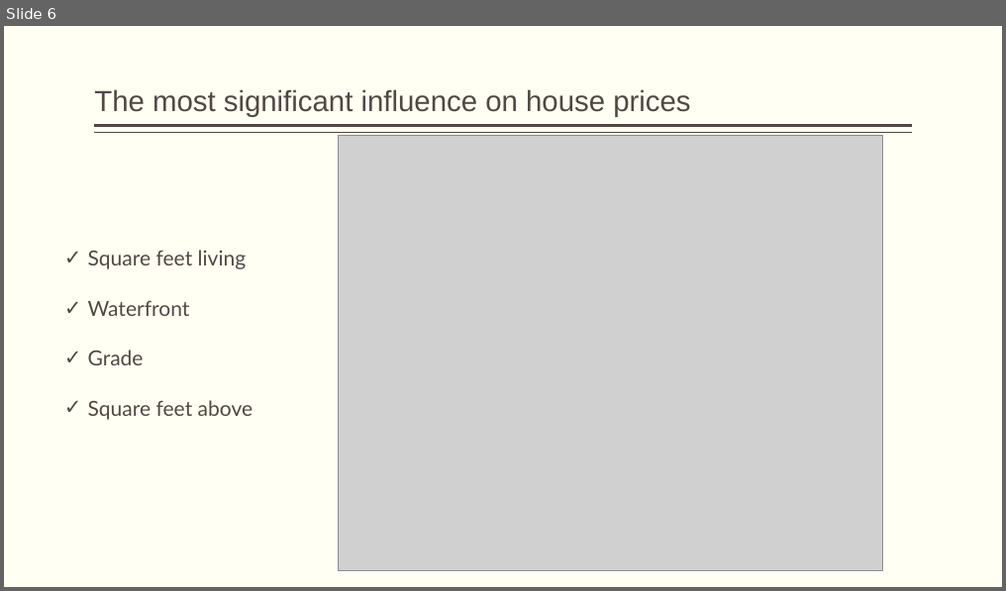
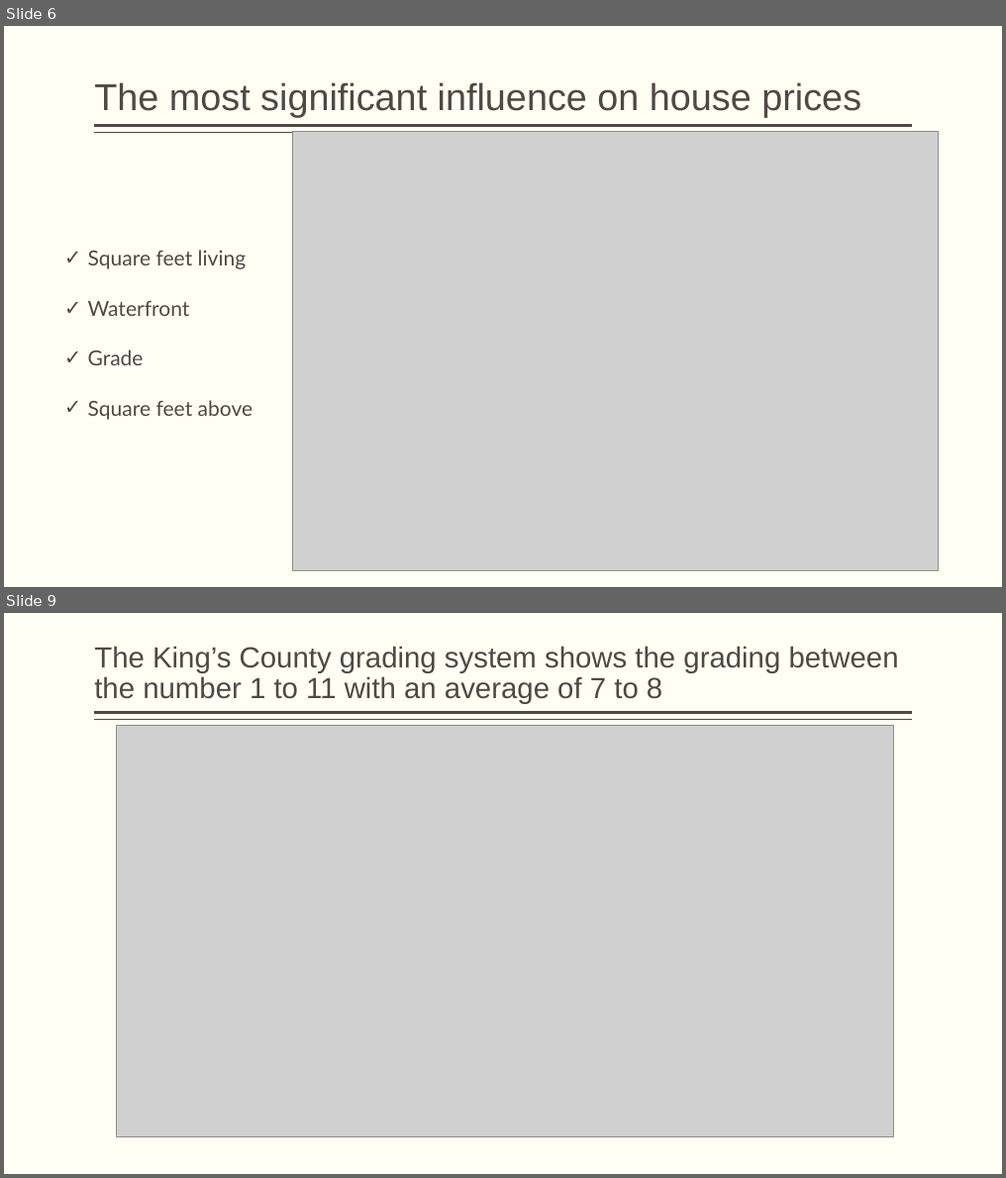
Before and after one commit to olaidekashimawo/King-County-House-Sales, a slide deck: King County House price Analysis - Copy.pptx. Shown one above the other, each under a label of ours: slide 6 before the commit, slides 6 and 9 after it; the slides between them are not shown. The pictures are 1006x591 and 1006x1178 pixels, drawn with LibreOffice and Linux fonts; fonts in the diff are those of the drawing; grey boxes stand for pictures. Boxes give left, top, right and bottom in pixels: in the first picture for what was removed or moved away, otherwise in the second. Text is boxed around its words. In the diff, an @@ line names an element or a change of style, - is before the commit and + after.

```diff
--- a/King County House price Analysis - Copy.pptx
+++ b/King County House price Analysis - Copy.pptx
@@ slide 9 added at box(4, 613, 1002, 1174), background #FFFFF3; not listed: 2 template elements that a slide beside it also shows @@
@@ title added at box(94, 646, 899, 704), 28 pt, text #514843 @@
+The King’s County grading system shows the grading between the number 1 to 11 with an average of 7 to 8
@@ picture added at box(116, 725, 893, 1137) @@
@@ slide 6 changed as well @@
@@ title "The most significant influence on ..." at box(94, 82, 861, 117): size 28 to 36 pt @@
@@ picture: place and size @@
-picture at box(339, 135, 884, 571)
+picture at box(292, 132, 939, 571)
```
Also in this commit, not shown: 6 other slides changed, 6 other slides added, 2 slides removed, 2 other files.
